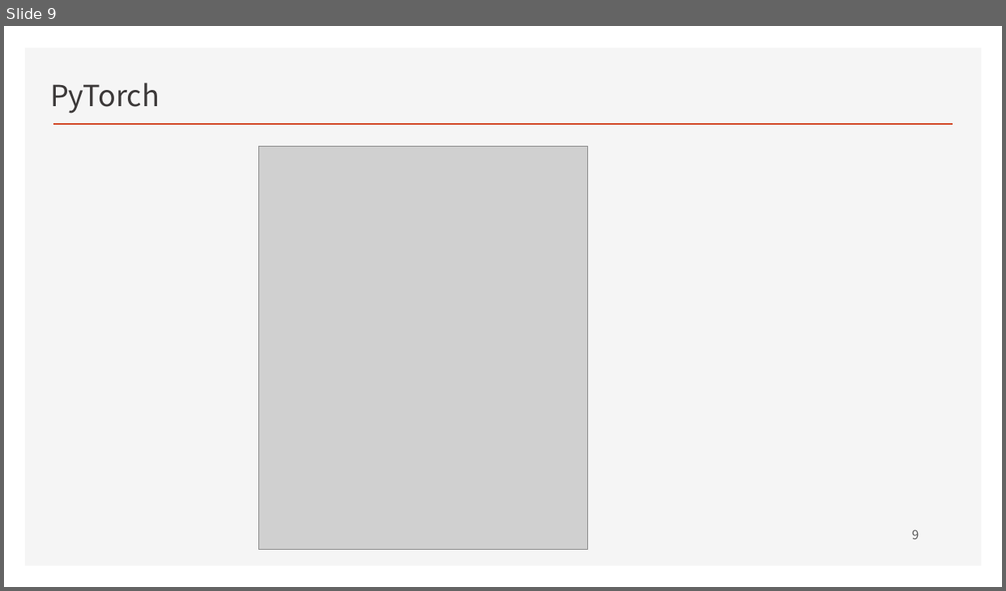
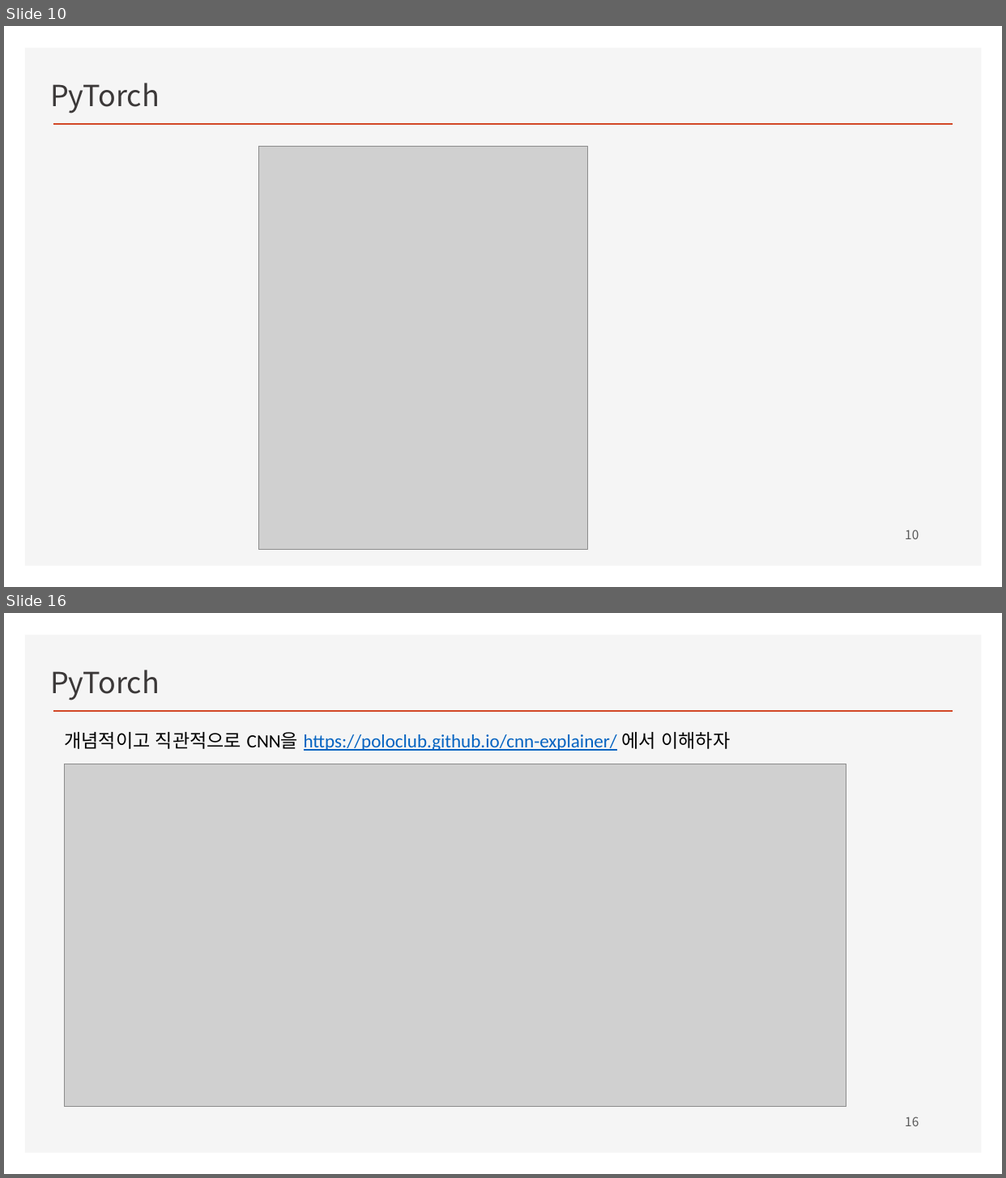
Before and after one commit to ancestor9/2026_Fall_Deep-Learning-with-Python, a slide deck: CNN/CNN.pptx. Shown one above the other, each under a label of ours: slide 9 before the commit, slides 10 and 16 after it; the slides between them are not shown. The pictures are 1006x591 and 1006x1178 pixels, drawn with LibreOffice and Linux fonts; fonts in the diff are those of the drawing; grey boxes stand for pictures; background and template pictures are left out. Boxes give left, top, right and bottom in pixels: in the first picture for what was removed or moved away, otherwise in the second. Text is boxed around its words. In the diff, an @@ line names an element or a change of style, - is before the commit and + after.

```diff
--- a/CNN/CNN.pptx
+++ b/CNN/CNN.pptx
@@ slide 16 added at (x1=4, y1=613, x2=1002, y2=1174), background #FFFFFF; not listed: 2 template elements that a slide beside it also shows @@
@@ text added at (x1=50, y1=670, x2=160, y2=700), 28 pt, text #3B3838 @@
+PyTorch
@@ text added at (x1=64, y1=732, x2=730, y2=751), 18 pt, text #0563C1, underline @@
+개념적이고 직관적으로 CNN을 https://poloclub.github.io/cnn-explainer/ 에서 이해하자
@@ picture added at (x1=64, y1=764, x2=846, y2=1107) @@
@@ page number added at (x1=905, y1=1117, x2=918, y2=1127), 12 pt, text #595959 @@
+16
@@ what was slide 9 is now slide 10 @@
@@ page number at (x1=905, y1=530, x2=918, y2=540): text changed @@
-9
+10
```
Also in this commit, not shown: 7 other slides added.
